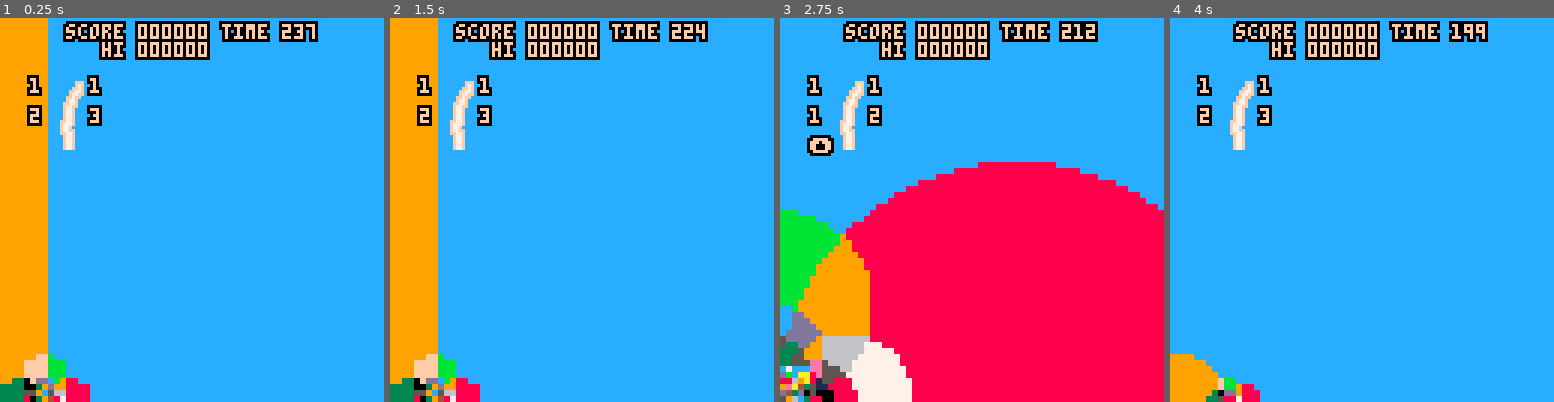
Above: before the commit, frames 1-4 (left to right).
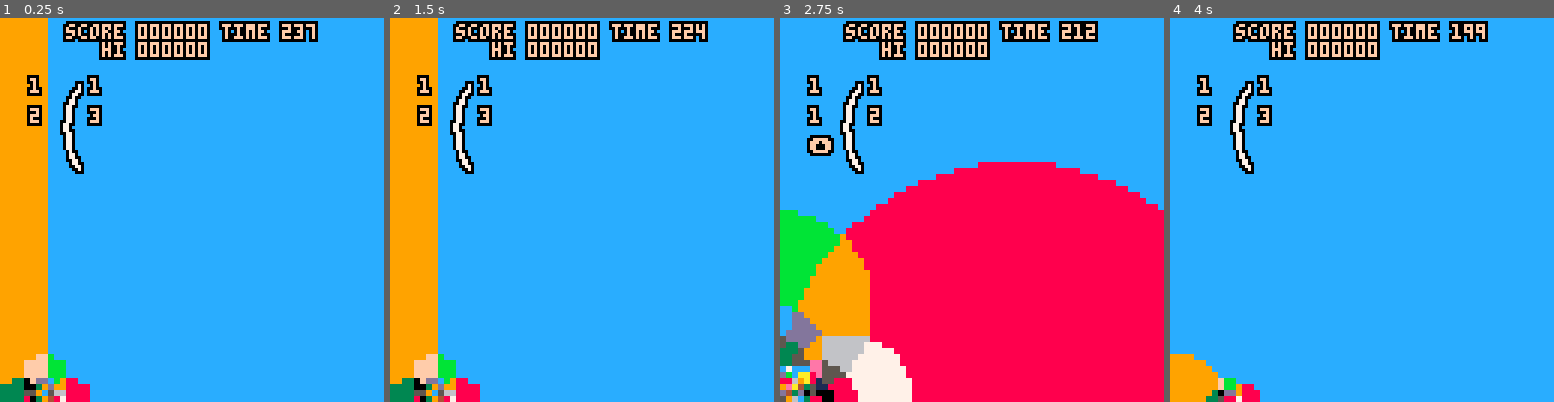
Above: after the commit, the same moments.

Repository: m4thpro/sl2z
Game: PICO-8 cartridge sl2z.p8
Same seed, same stepped clock (60 frames per second), same inputs: the game is played once before the commit and once after it.
Inputs:
- Up to frame 1 (0.25 s): no input
- Up to frame 2 (1.5 s): tap O (Z key) at 0.7 s
- Up to frame 3 (2.75 s): hold Right 1.6-2.1 s; tap O (Z key) at 1.7, 2.1, 2.5 s; hold Up 2.15-2.42 s; hold Right from 2.47 s (still down)
- Up to frame 4 (4 s): tap O (Z key) at 2.9, 3.3, 3.7 s; release Right at 3.03 s; hold Left 3.08-3.58 s; hold Down 3.63-3.97 s

The runs differ from the first frame. In frame 1, 0.6% of the frame differs, in the area x 15-22%, y 16-41%; in frame 2, 0.6%; in frame 3, 0.6%; in frame 4, 0.6%.

Commit message:
better outline

Diff:
--- a/sl2z.p8
+++ b/sl2z.p8
@@ -205,7 +205,9 @@
 
    --print( stat(1),50,50 )
 
-   spr(64, 20, 20, 1, 3)
+   pal(15,0)
+   spr(64, 20, 20, 1, 4)
+   pal(15,15)
 
    printo(drawn[1][1],10,20)
    printo(drawn[2][1],30,20)
@@ -279,7 +281,7 @@
 0f77f000000000000000000000000000000000000000000000000000000000000000000000000000000000000000000000000000000000000000000000000000
 0f77f000000000000000000000000000000000000000000000000000000000000000000000000000000000000000000000000000000000000000000000000000
 ff77f000000000000000000000000000000000000000000000000000000000000000000000000000000000000000000000000000000000000000000000000000
-f777f000000000000000000000000000000000000000000000000000000000000000000000000000000000000000000000000000000000000000000000000000
+f77ff000000000000000000000000000000000000000000000000000000000000000000000000000000000000000000000000000000000000000000000000000
 f77f0000000000000000000000000000000000000000000000000000000000000000000000000000000000000000000000000000000000000000000000000000
 f77ff000000000000000000000000000000000000000000000000000000000000000000000000000000000000000000000000000000000000000000000000000
 ff77f000000000000000000000000000000000000000000000000000000000000000000000000000000000000000000000000000000000000000000000000000
